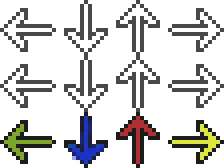
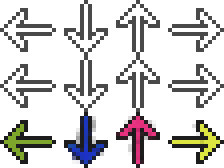
Layers edited between the first and the second 224 × 168 image:
painted on "Layer 1 copy" over box(72, 116, 204, 168)
